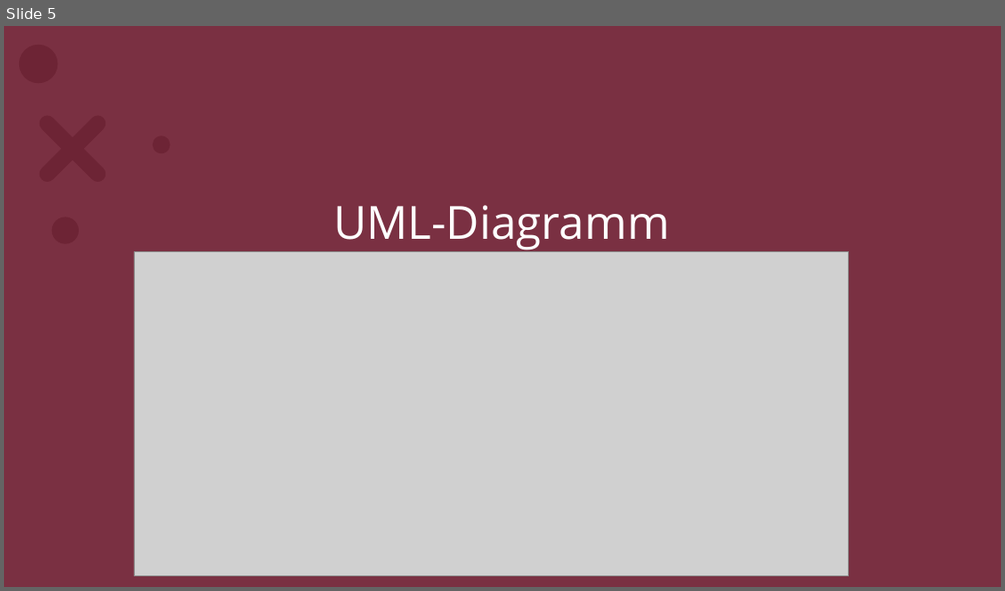
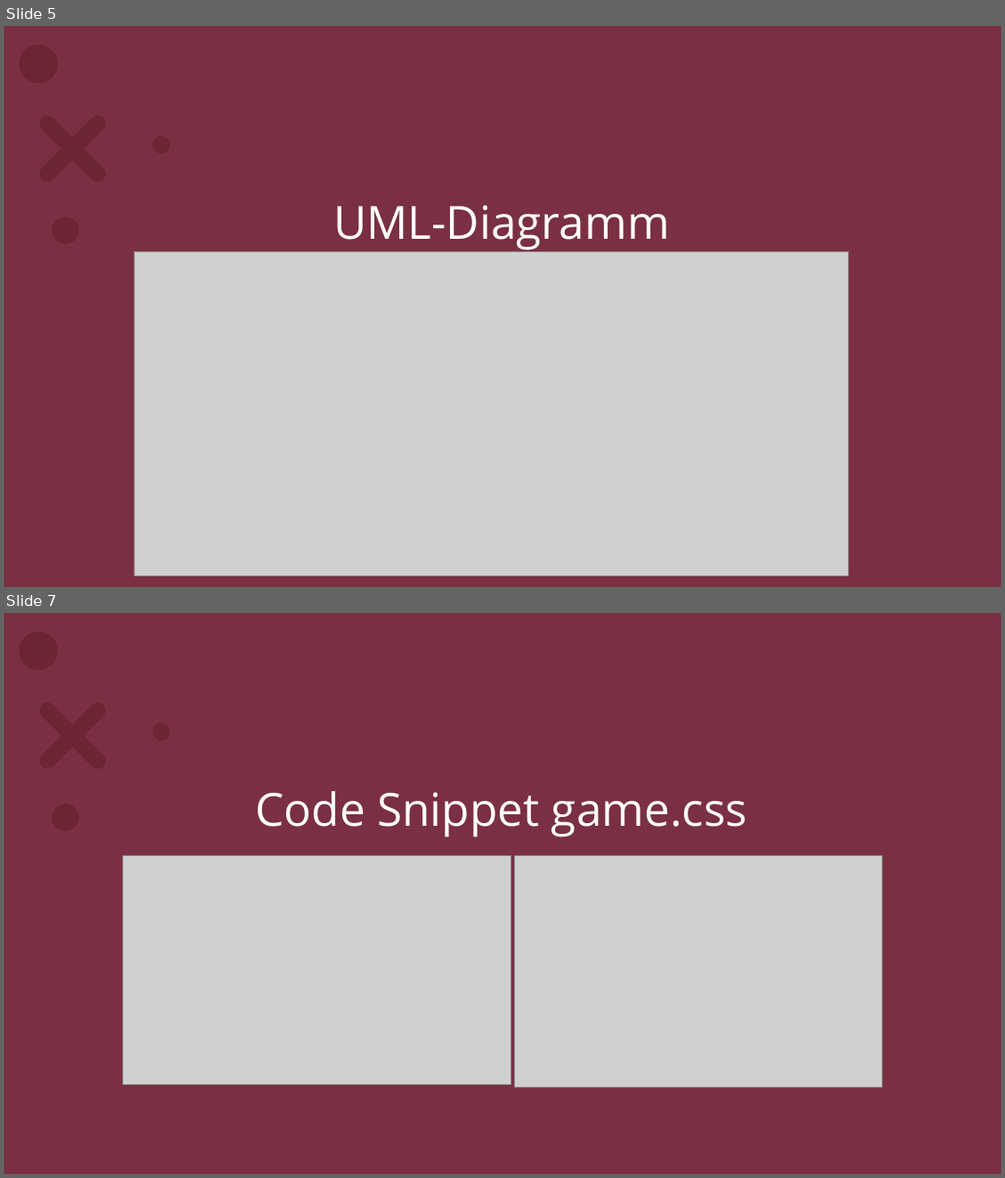
Before and after one commit to RCHennig/Bak-flaskNumberGame, a slide deck: flaskNumberGuesserGame Beining, Hennig.pptx. Shown one above the other, each under a label of ours: slide 5 before the commit, slides 5 and 7 after it; the slides between them are not shown. The pictures are 1005x591 and 1005x1178 pixels, drawn with LibreOffice and Linux fonts; fonts in the diff are those of the drawing; grey boxes stand for pictures; background and template pictures are left out; a plain dark background stands for a picture behind light text. Boxes give left, top, right and bottom in pixels: in the first picture for what was removed or moved away, otherwise in the second. Text is boxed around its words. In the diff, an @@ line names an element or a change of style, - is before the commit and + after.

Commit message:
changed ppp

```diff
--- a/flaskNumberGuesserGame Beining, Hennig.pptx
+++ b/flaskNumberGuesserGame Beining, Hennig.pptx
@@ slide 7 added at (4, 613, 1001, 1174), background picture (left out); not listed: 6 template elements that a slide beside it also shows @@
@@ rectangle added at (4, 613, 1001, 1174), fill #FFFFFF @@
@@ rectangle added at (4, 613, 1001, 1174), fill #FFFFFF at 10% opacity @@
@@ rectangle added at (4, 613, 1001, 1174), fill #D21A45 at 40% opacity @@
@@ title added at (255, 791, 747, 837), 44 pt, text #FFFFFF @@
+Code Snippet game.css
@@ group added at (10, 632, 170, 831): 3 ellipses, 1 freeform shape @@
@@ picture added at (123, 856, 511, 1085) @@
@@ picture added at (514, 856, 882, 1087) @@
```
Also in this commit, not shown: 3 other slides added.
